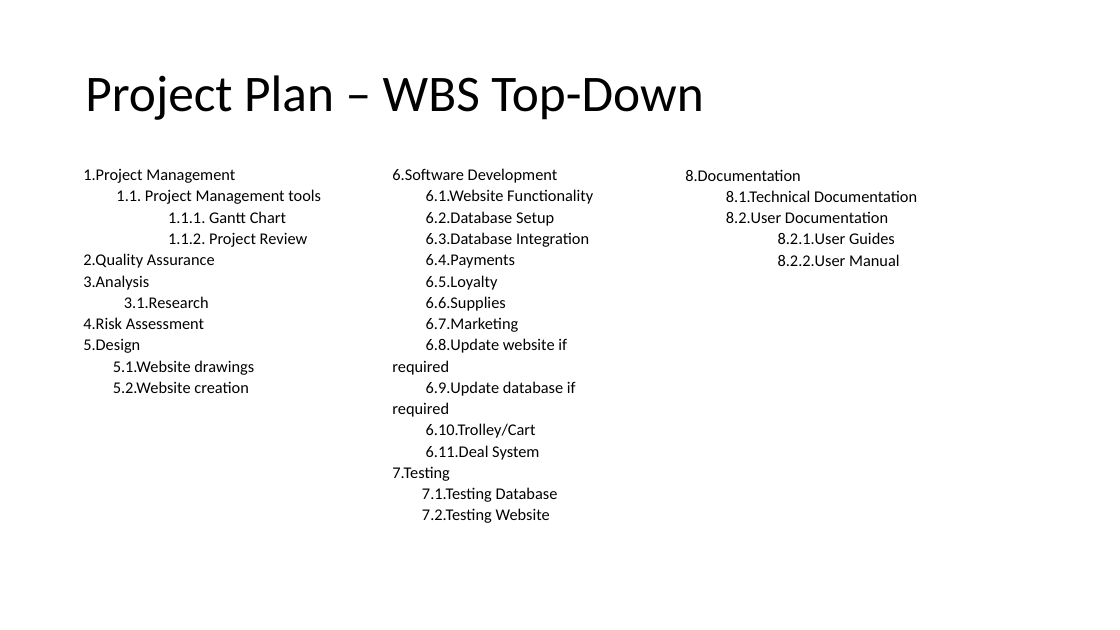
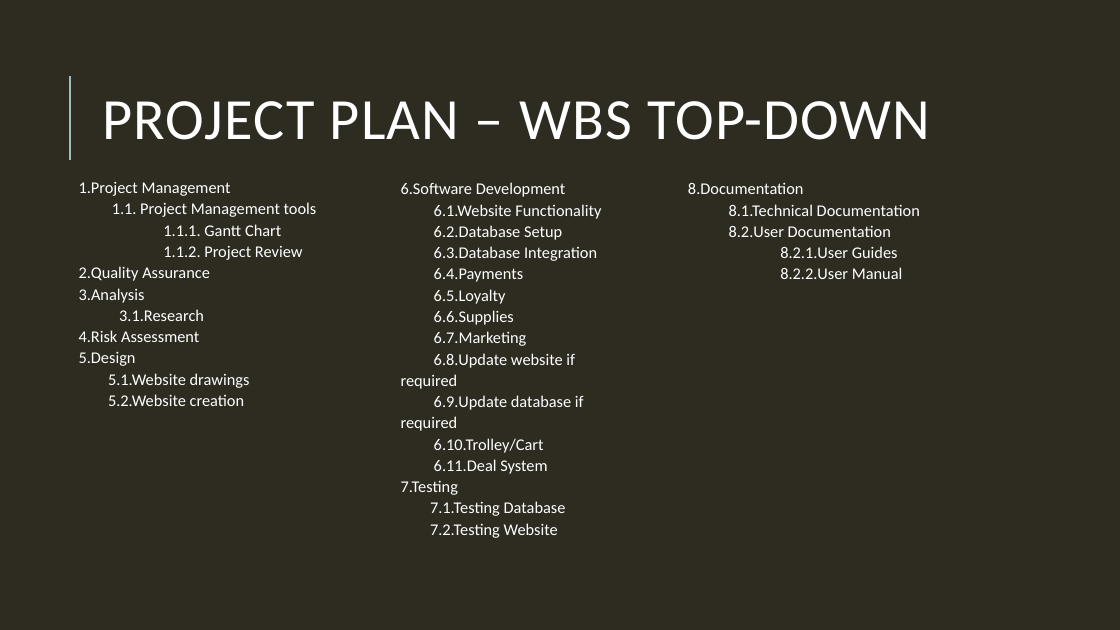
Before and after one commit to HamzaB93/UWL_Level5_Team_Project, a slide deck: slide 6 of Group_Docs/Team_Presentation_Group2.pptx (slide 7 before the commit). Drawn at 1120x630 pixels with LibreOffice and Linux fonts; fonts in the diff are those of the drawing. Boxes give left, top, right and bottom in pixels: in the first picture for what was removed or moved away, otherwise in the second. Text is boxed around its words. In the diff, an @@ line names an element or a change of style, - is before the commit and + after.

```diff
--- a/Group_Docs/Team_Presentation_Group2.pptx
+++ b/Group_Docs/Team_Presentation_Group2.pptx
@@ background #FFFFFF to #2E2B21 @@
@@ line added from (70, 160) to (70, 76), #9CBEBD 1.5 pt @@
@@ title at (102,101,930,140): text changed; size 44 to 50 pt; text colour #000000 to #FFFFFF @@
-Project Plan – WBS Top-Down
+PROJECT PLAN – WBS TOP-DOWN
@@ table at (72,176,355,410) @@
@@ text colour #000000 to #FFFFFF @@
@@ table: place and size @@
-table at (77,164,360,397)
+table at (72,176,355,410)
@@ table at (394,178,642,542) @@
@@ text colour #000000 to #FFFFFF @@
@@ table: place and size @@
-table at (386,164,634,527)
+table at (394,178,642,542)
@@ table at (682,178,930,283) @@
@@ text colour #000000 to #FFFFFF @@
@@ table: place and size @@
-table at (679,164,927,270)
+table at (682,178,930,283)
```
Also in this commit, not shown: 11 other slides changed, 1 slide removed.
